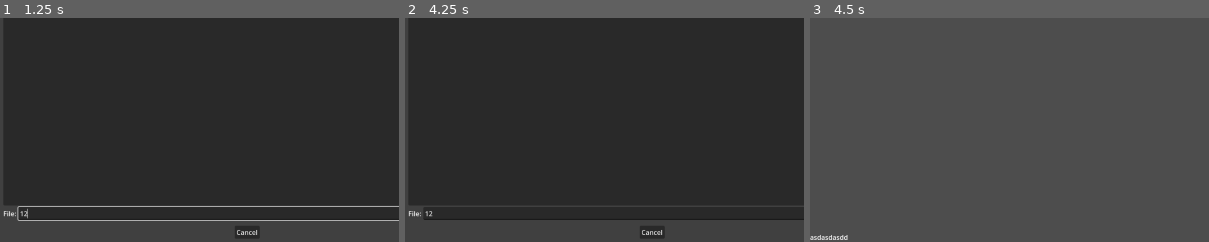
Above: before the commit, frames 1-3 (left to right).
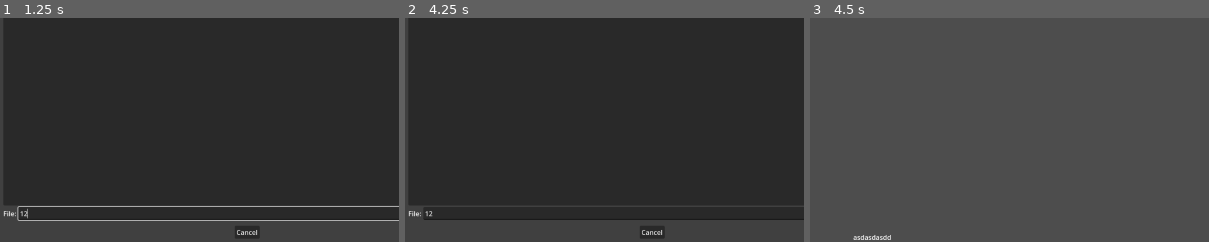
Above: after the commit, the same moments.

Repository: wilcockj/gd_music_player
Game: Godot game, scene res://main.tscn
Two runs of this game, one before a commit and one after it. Both use one fixed random seed, a clock stepped at 60 frames per second and the inputs below.
Inputs (mouse positions are % of the whole screen's width and height, from its top left):
- Up to frame 1 (1.25 s): click (41, 2) at 0.52 s; type "12" at 0.6 s; click (30, 94) at 0.75 s; type "12" at 0.83 s
- Up to frame 2 (4.25 s): click (3, 2) at 1.25 s; click (3, 2) at 2 s; click (4, 2) at 2.75 s; click (4, 2) at 3.5 s
- Up to frame 3 (4.5 s): click "Select Current Folder" at 4.25 s
The pictures show only the part of the screen within x 0-50%, y 50-100%; the shares and areas given below are measured in that part.

Frames 1-2 are identical in both runs. In frame 3, 0.3% of the frame differs, in the area x 0-21%, y 96-100%.

Commit message:
added panel to move song title

Diff:
--- a/filelist.tscn
+++ b/filelist.tscn
@@ -1,6 +1,7 @@
-[gd_scene load_steps=2 format=3 uid="uid://cjhx883qcvbi1"]
+[gd_scene load_steps=3 format=3 uid="uid://cjhx883qcvbi1"]
 
 [ext_resource type="Script" path="res://filelist.gd" id="1_825yq"]
+[ext_resource type="Texture2D" uid="uid://5jf1srlo68mb" path="res://tempalbumart.png" id="2_a0ggw"]
 
 [node name="Control" type="Control"]
 layout_mode = 3
@@ -29,8 +30,17 @@
 [node name="TextureRect" type="TextureRect" parent="HBoxContainer/VBoxContainer2"]
 layout_mode = 2
 size_flags_vertical = 3
+texture = ExtResource("2_a0ggw")
 
-[node name="SongName" type="Label" parent="HBoxContainer/VBoxContainer2"]
+[node name="HBoxContainer" type="HBoxContainer" parent="HBoxContainer/VBoxContainer2"]
+layout_mode = 2
+
+[node name="Panel" type="Panel" parent="HBoxContainer/VBoxContainer2/HBoxContainer"]
+modulate = Color(1, 1, 1, 0)
+custom_minimum_size = Vector2(100, 0)
+layout_mode = 2
+
+[node name="SongName" type="Label" parent="HBoxContainer/VBoxContainer2/HBoxContainer"]
 unique_name_in_owner = true
 layout_mode = 2
 text = "asdasdasdd"
